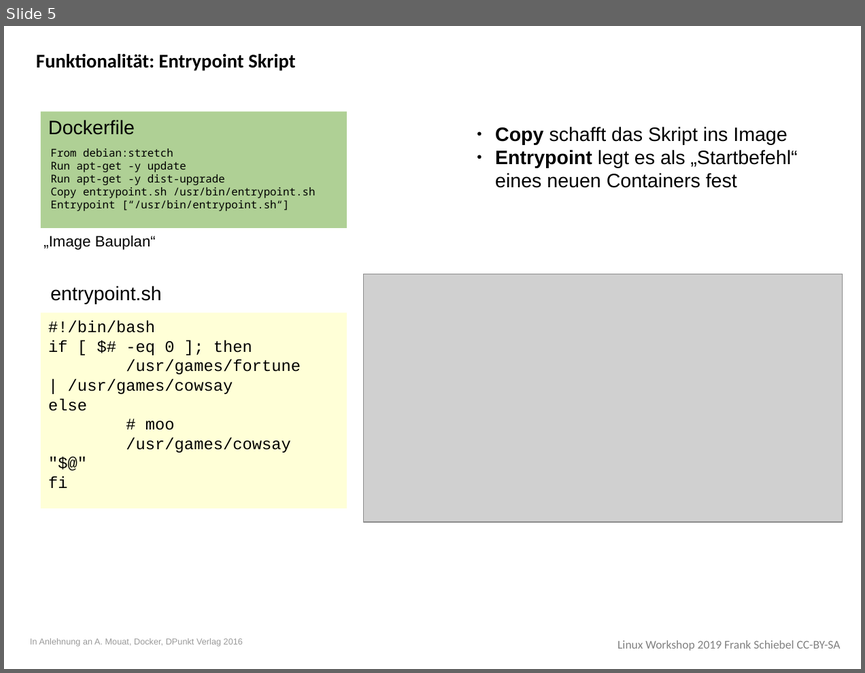
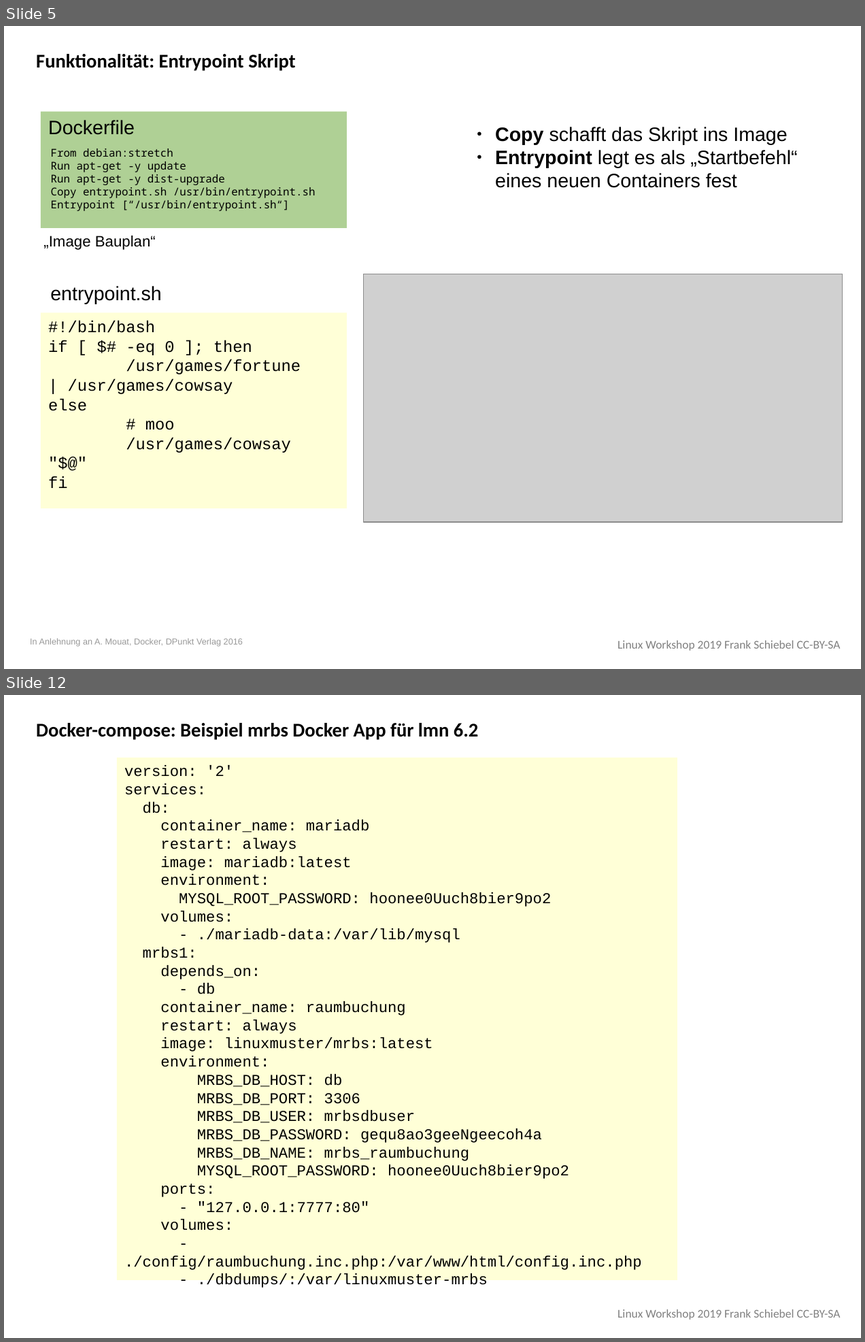
Before and after one commit to ironiemix/lfb-linuxworkshop2019, a slide deck: docker/linux_workshop_docker.odp. Shown one above the other, each under a label of ours: slide 5 before the commit, slides 5 and 12 after it; the slides between them are not shown. The pictures are 865x673 and 865x1342 pixels, drawn with LibreOffice and Linux fonts; fonts in the diff are those of the drawing; grey boxes stand for pictures. Boxes give left, top, right and bottom in pixels: in the first picture for what was removed or moved away, otherwise in the second. Text is boxed around its words. In the diff, an @@ line names an element or a change of style, - is before the commit and + after.

Commit message:
Docker v1

```diff
--- a/docker/linux_workshop_docker.odp
+++ b/docker/linux_workshop_docker.odp
@@ slide 12 added at bbox=[4, 695, 861, 1338], background #FFFFFF; not listed: 1 template element that a slide beside it also shows @@
@@ text added at bbox=[36, 723, 479, 740], 18 pt, text #000000, bold @@
+Docker-compose: Beispiel mrbs Docker App für lmn 6.2
@@ rectangle added at bbox=[117, 757, 677, 1280], fill #FFFFD7, 14 pt, text #000000 @@
+version: '2'
+services:
+db:
+container_name: mariadb
+restart: always
+image: mariadb:latest
+environment:
+MYSQL_ROOT_PASSWORD: hoonee0Uuch8bier9po2
+volumes:
+- ./mariadb-data:/var/lib/mysql
+mrbs1:
+depends_on:
+- db
+container_name: raumbuchung
+restart: always
+image: linuxmuster/mrbs:latest
+environment:
+MRBS_DB_HOST: db
+MRBS_DB_PORT: 3306
+MRBS_DB_USER: mrbsdbuser
+MRBS_DB_PASSWORD: gequ8ao3geeNgeecoh4a
+MRBS_DB_NAME: mrbs_raumbuchung
+MYSQL_ROOT_PASSWORD: hoonee0Uuch8bier9po2
+ports:
+- "127.0.0.1:7777:80"
+volumes:
+- ./config/raumbuchung.inc.php:/var/www/html/config.inc.php
+- ./dbdumps/:/var/linuxmuster-mrbs
```
Also in this commit, not shown: 1 slide changed, 5 other slides added, 1 other file.
